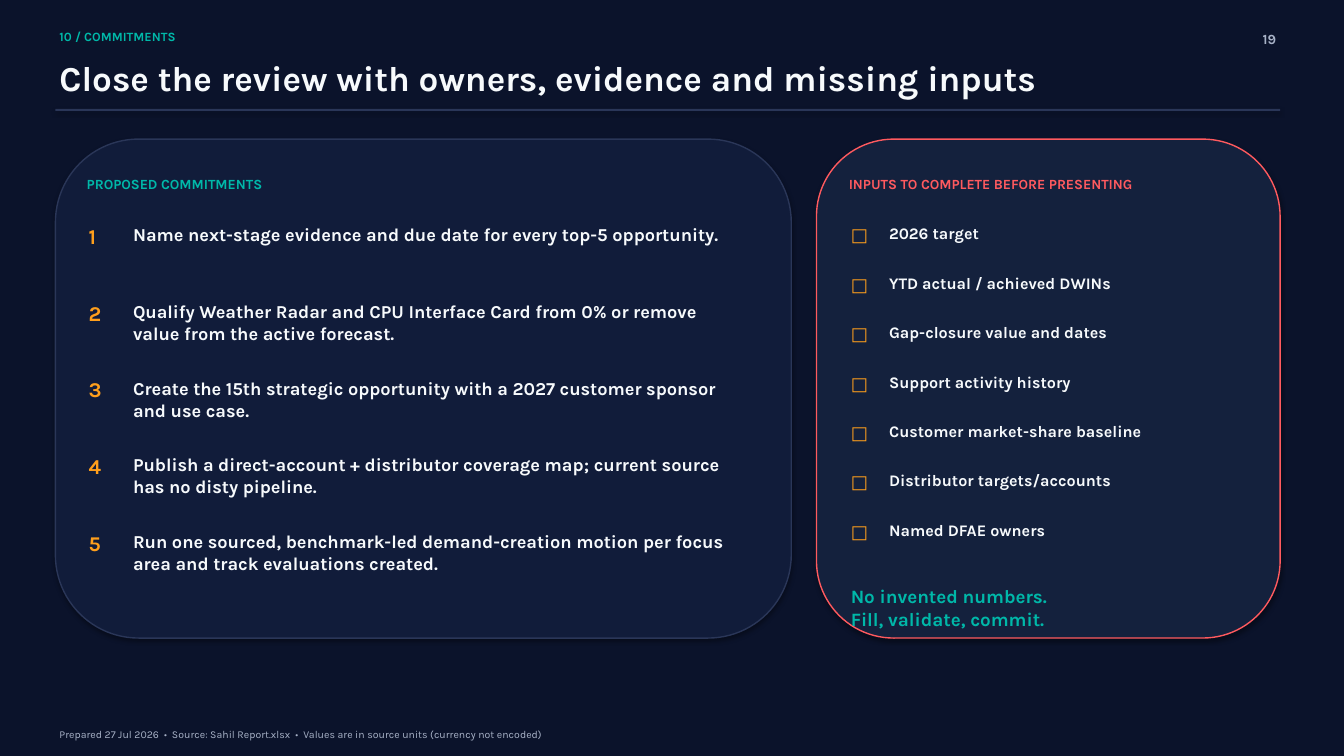
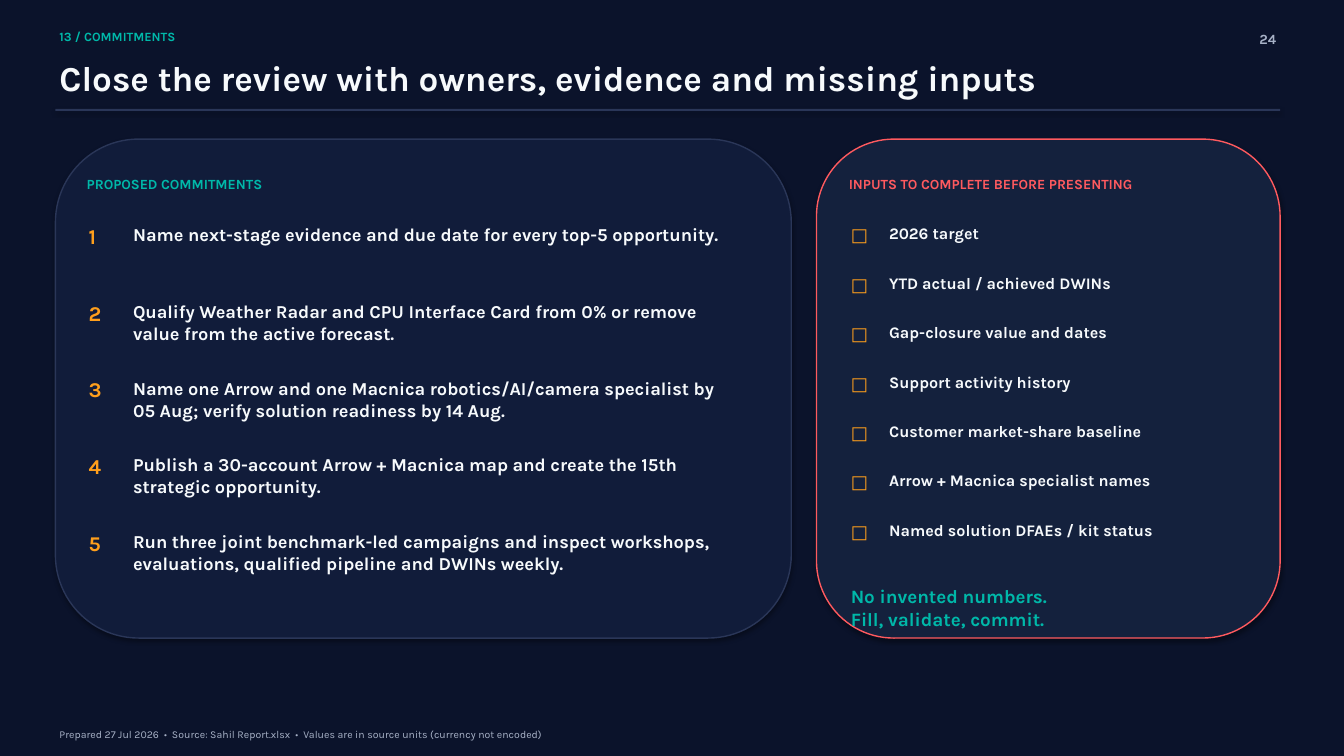
Before and after one commit to sahilpat28/Cursor_Sahil, a slide deck: slide 24 of qbr/output/Sahil_QBR_2026-07-29.pptx (slide 19 before the commit). Drawn at 1344x756 pixels with LibreOffice and Linux fonts; fonts in the diff are those of the drawing. Boxes give left, top, right and bottom in pixels: in the first picture for what was removed or moved away, otherwise in the second. Text is boxed around its words. In the diff, an @@ line names an element or a change of style, - is before the commit and + after.

```diff
--- a/qbr/output/Sahil_QBR_2026-07-29.pptx
+++ b/qbr/output/Sahil_QBR_2026-07-29.pptx
@@ text at box(59, 32, 175, 41): text changed @@
-10 / COMMITMENTS
+13 / COMMITMENTS
@@ text at box(1259, 35, 1276, 44): text changed @@
-19
+24
@@ text at box(133, 381, 714, 422): text changed @@
-Create the 15th strategic opportunity with a 2027 customer sponsor and use case.
+Name one Arrow and one Macnica robotics/AI/camera specialist by 05 Aug; verify solution readiness by 14 Aug.
@@ text at box(133, 458, 677, 498): text changed @@
-Publish a direct-account + distributor coverage map; current source has no disty pipeline.
+Publish a 30-account Arrow + Macnica map and create the 15th strategic opportunity.
@@ text at box(889, 474, 1151, 490): text changed @@
-Distributor targets/accounts
+Arrow + Macnica specialist names
@@ text at box(133, 535, 709, 575): text changed @@
-Run one sourced, benchmark-led demand-creation motion per focus area and track evaluations created.
+Run three joint benchmark-led campaigns and inspect workshops, evaluations, qualified pipeline and DWINs weekly.
@@ text at box(889, 524, 1152, 537): text changed @@
-Named DFAE owners
+Named solution DFAEs / kit status
```
Also in this commit, not shown: 12 other slides changed, 5 slides added, 3 other files.
